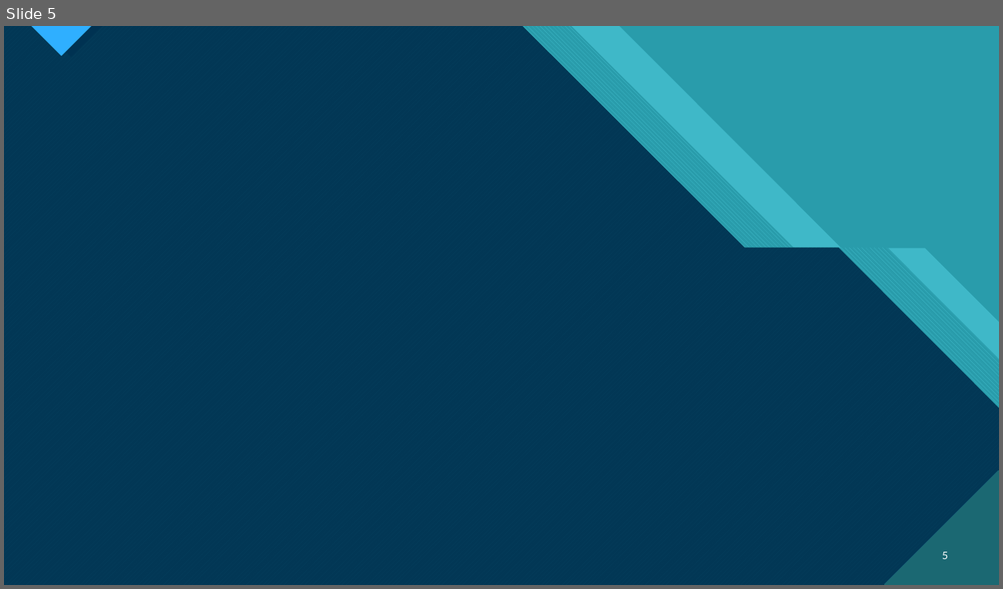
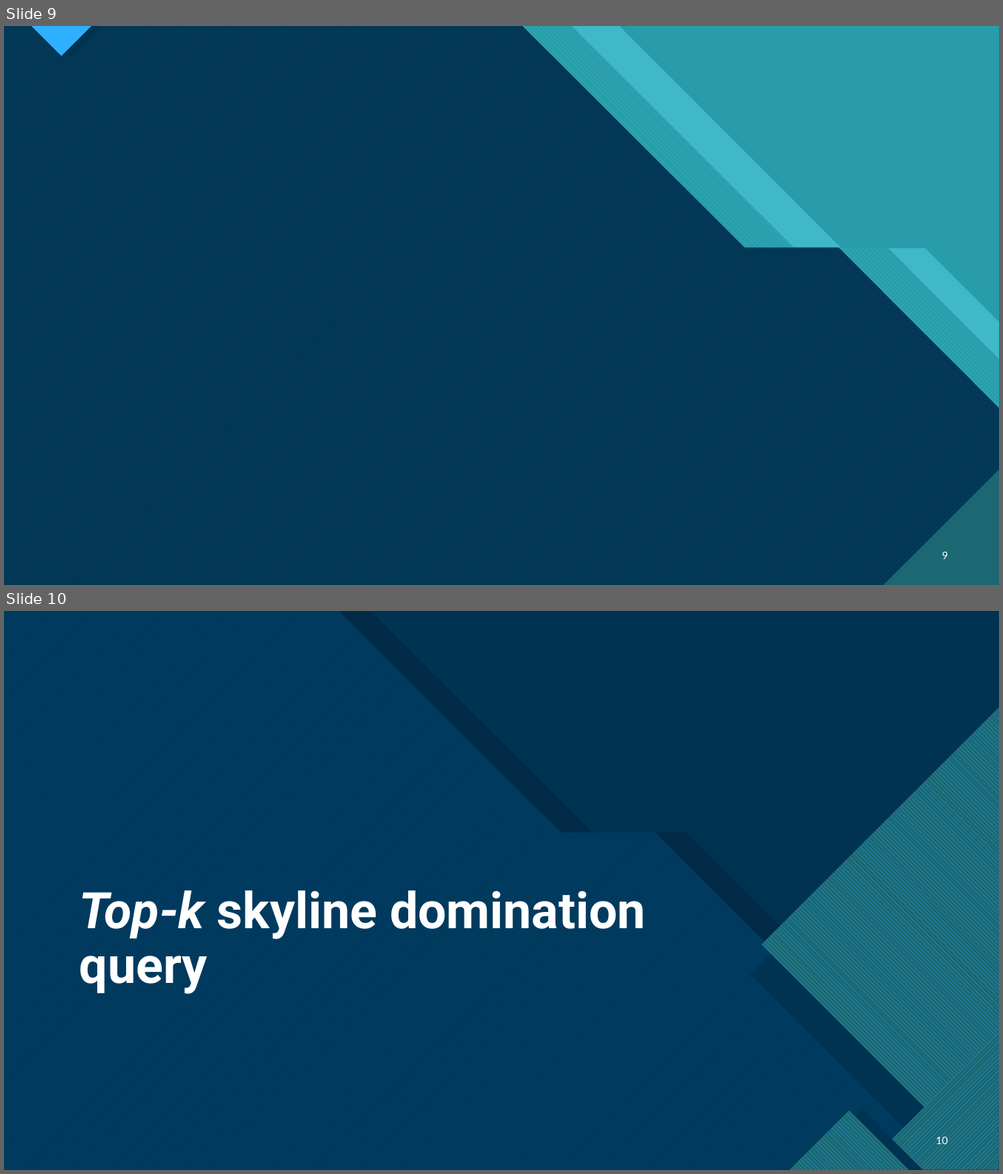
Before and after one commit to MnAppsNet/DominanceQueries, a slide deck: report_presentation.pptx. Shown one above the other, each under a label of ours: slide 5 before the commit, slides 9 and 10 after it. The pictures are 1003x589 and 1003x1174 pixels, drawn with LibreOffice and Linux fonts; fonts in the diff are those of the drawing; background and template pictures are left out; a plain dark background stands for a picture behind light text. Boxes give left, top, right and bottom in pixels: in the first picture for what was removed or moved away, otherwise in the second. Text is boxed around its words. In the diff, an @@ line names an element or a change of style, - is before the commit and + after.

```diff
--- a/report_presentation.pptx
+++ b/report_presentation.pptx
@@ slide 10 added at bbox=[4, 611, 999, 1170], background picture (left out); not listed: 9 template elements that a slide beside it also shows @@
@@ rectangle added at bbox=[4, 611, 999, 1170], fill #003352 @@
@@ freeform shape added at bbox=[4, 611, 993, 1170], fill pattern #47C3D3 on #0065A4 @@
@@ freeform shape added at bbox=[4, 611, 999, 1170], fill #003352 at 85% opacity @@
@@ freeform shape added at bbox=[35, 611, 999, 1170], fill #000000 @@
@@ freeform shape added at bbox=[761, 707, 999, 1170], fill pattern #2FAFFF on #1B6872 @@
@@ freeform shape added at bbox=[750, 726, 999, 1170], fill #003352 @@
@@ title added at bbox=[79, 891, 646, 994], 48.6 pt, text #FFFFFF, bold @@
+Top-k skyline domination query
@@ freeform shape added at bbox=[861, 1034, 999, 1170], fill pattern #2FAFFF on #1B6872 @@
@@ freeform shape added at bbox=[897, 1069, 999, 1170], fill #003352 @@
@@ freeform shape added at bbox=[789, 1111, 910, 1170], fill pattern #2FAFFF on #1B6872 @@
@@ freeform shape added at bbox=[802, 1111, 923, 1170], fill #003352 @@
@@ page number added at bbox=[936, 1136, 948, 1147], 10 pt, text #FFFFFF @@
+10
@@ what was slide 5 is now slide 9 @@
@@ page number at bbox=[942, 552, 948, 560]: text changed @@
-5
+9
```
Also in this commit, not shown: 1 slide changed, 3 other slides added, 1 slide removed.
